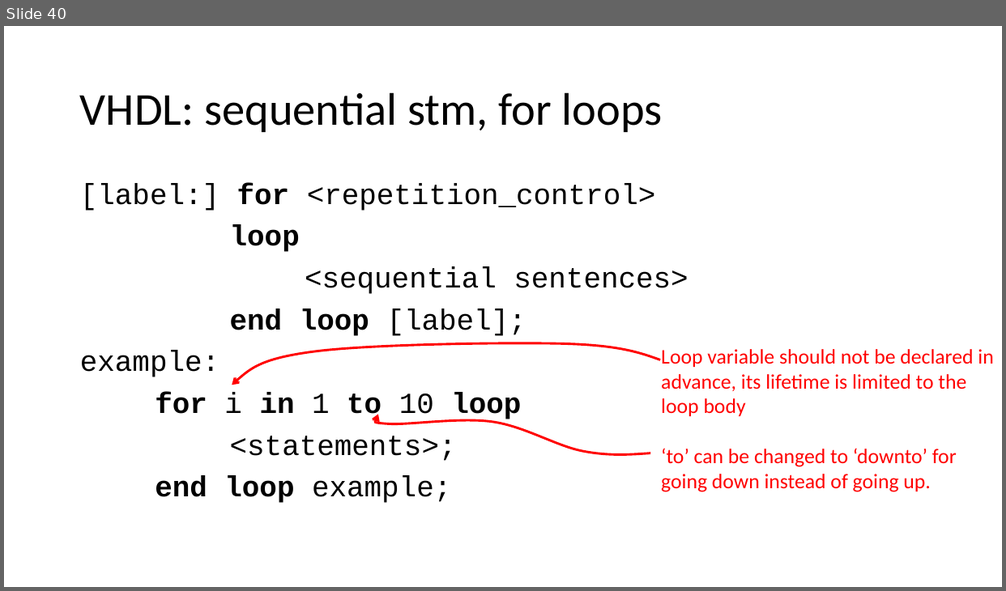
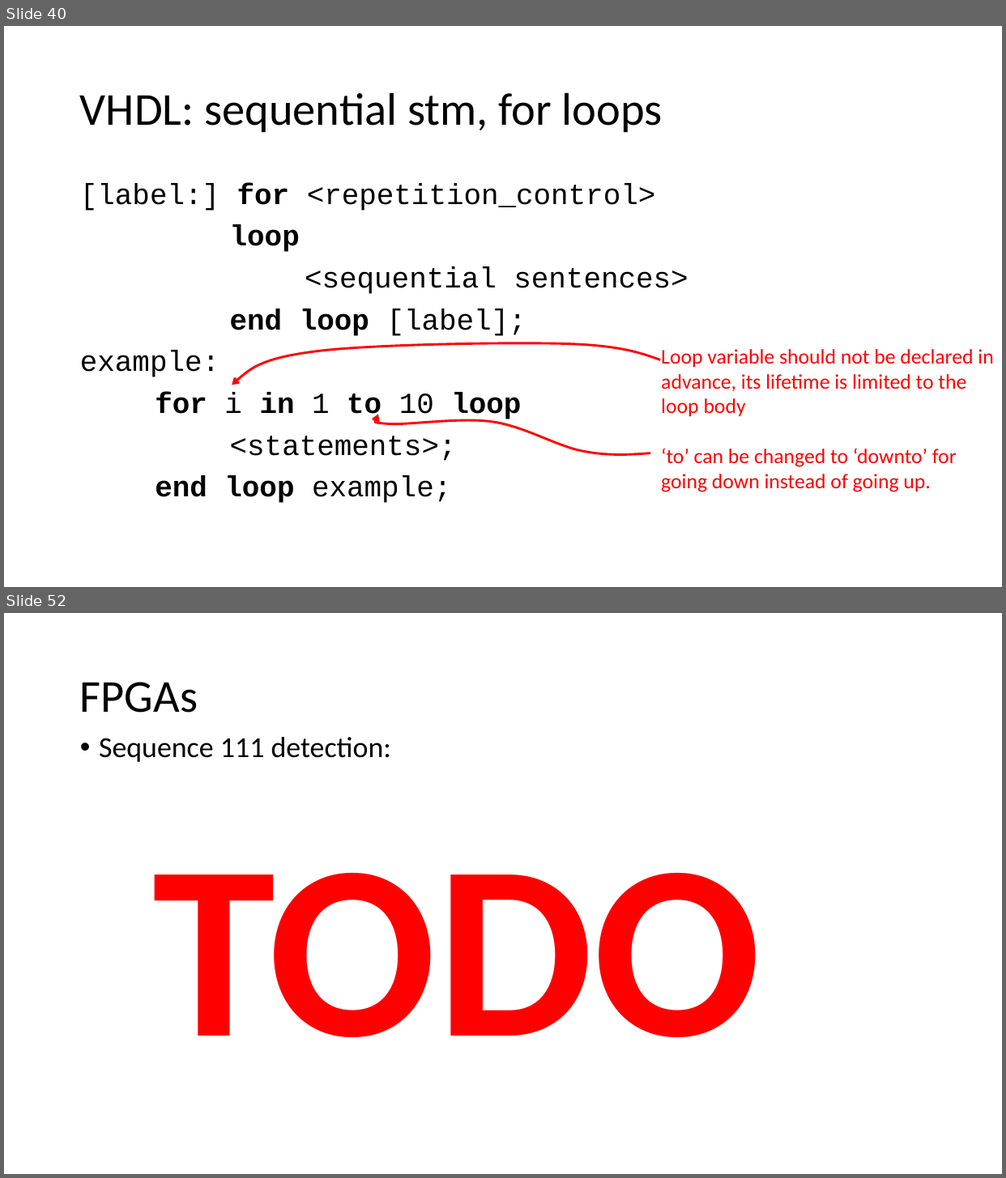
Before and after one commit to quarck/vhdl_intro, a slide deck: part2.pptx. Shown one above the other, each under a label of ours: slide 40 before the commit, slides 40 and 52 after it; the slides between them are not shown. The pictures are 1006x591 and 1006x1178 pixels, drawn with LibreOffice and Linux fonts; fonts in the diff are those of the drawing. Boxes give left, top, right and bottom in pixels: in the first picture for what was removed or moved away, otherwise in the second. Text is boxed around its words. In the diff, an @@ line names an element or a change of style, - is before the commit and + after.

```diff
--- a/part2.pptx
+++ b/part2.pptx
@@ slide 52 added at (x1=4, y1=613, x2=1002, y2=1174), background #FFFFFF @@
@@ title added at (x1=80, y1=682, x2=198, y2=713), 44 pt, text #000000 @@
+FPGAs
@@ text added at (x1=99, y1=737, x2=392, y2=762), 28 pt, text #000000 @@
+• Sequence 111 detection:
@@ text added at (x1=152, y1=873, x2=761, y2=1037), 239 pt, text #FF0000, bold @@
+TODO
```
Also in this commit, not shown: 1 slide changed, 14 other slides added.
